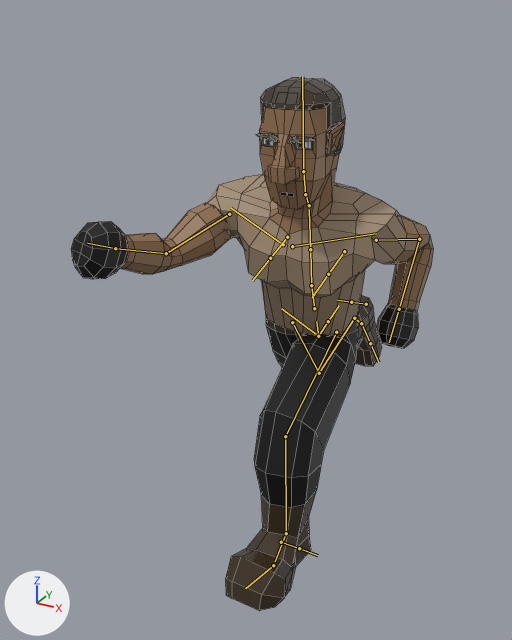
The FBX model Assets/Models/PlayerModel.fbx as it was, and as the next commit left it.
Rendered twice from a 50 mm lens placed at (1.3, -2.89, 2.6), pointed at (-0.25, -0.06, 1.19). The lights are fixed; the arrows at lower left show +X, +Y and +Z. The older version comes first. Both versions are drawn at frame 21 of the action 'Running '; the numbers are the values there. The bones that change, and the others that lie on the model, are drawn over the model as lines. Mesh edges are drawn as thin lines.

In view in the first picture: 'Human.Mesh'.
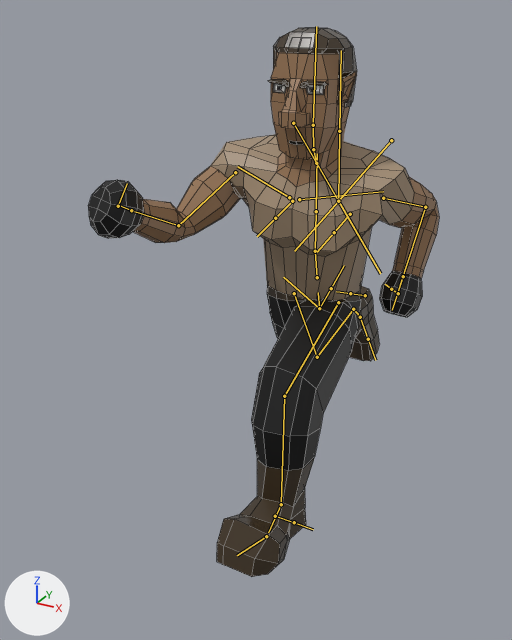
Pixel boxes (x1, y1, x2, y2) of what changed, in the pictures (512 x 640 px):
```json
{"object": "Human.Mesh", "change": "posed", "before": [71, 78, 433, 611], "after": [88, 28, 439, 577]}
{"bone": "spine", "before": "(318, 336) to (316, 321)", "after": "(319, 308) to (318, 292)"}
{"bone": "upper_arm.R", "before": "(229, 214) to (166, 253)", "after": "(235, 172) to (178, 225)"}
{"bone": "forearm.R", "before": "(166, 253) to (115, 248)", "after": "(178, 225) to (131, 210)"}
```

The change, as JSON lines over the scene's bpy script:
```json
{"block": "bone_spine", "where": "bone_spine = bpy.data.objects['Human'].pose.bones['spine']"}
{"op": "set", "path": "bone_spine.location", "old": "(0.0, -0.241, 0.062)", "new": "(0.0, 0.0, 0.0)"}
{"op": "set", "path": "bone_spine.rotation_quaternion", "old": "(0.999, 0.044, 0.0, 0.0)", "new": "(1.0, 0.0, 0.0, 0.0)", "note": "degrees (5, 0, 0) -> degrees (0, 0, 0)"}
{"block": "bone_upper_arm_r", "where": "bone_upper_arm_r = bpy.data.objects['Human'].pose.bones['upper_arm.R']  # child of 'shoulder.R'"}
{"op": "set", "path": "bone_upper_arm_r.rotation_quaternion", "old": "(0.616, 0.405, 0.576, 0.353)", "new": "(0.695, 0.345, 0.459, 0.434)", "note": "degrees (90, 25, 85) -> degrees (69, 20, 78)"}
{"block": "bone_forearm_r", "where": "bone_forearm_r = bpy.data.objects['Human'].pose.bones['forearm.R']  # child of 'upper_arm.R'"}
{"op": "set", "path": "bone_forearm_r.rotation_quaternion", "old": "(0.936, 0.325, 0.034, 0.13)", "new": "(0.868, 0.48, 0.065, 0.104)", "note": "degrees (38, -1, 15) -> degrees (58, 1, 14)"}
```
